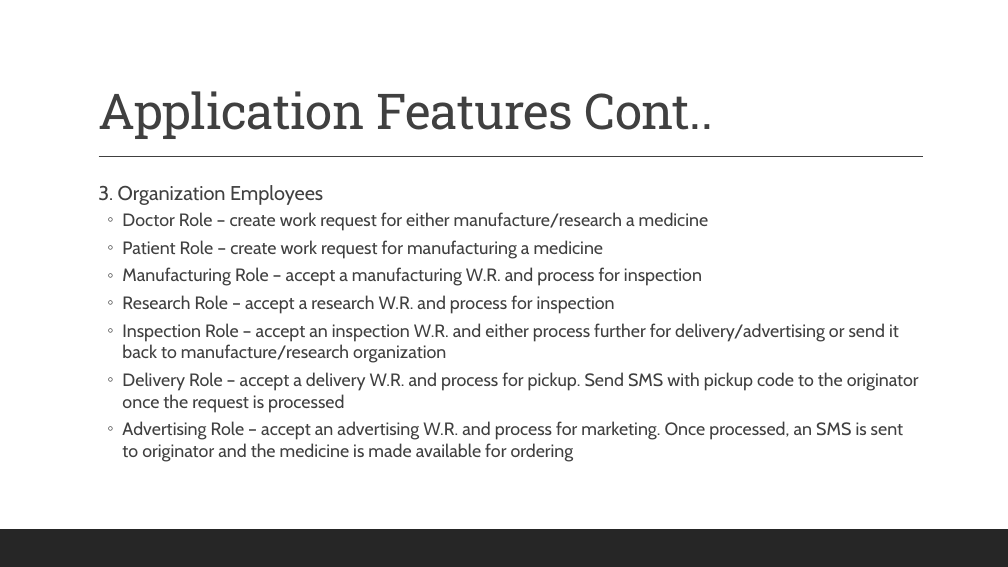
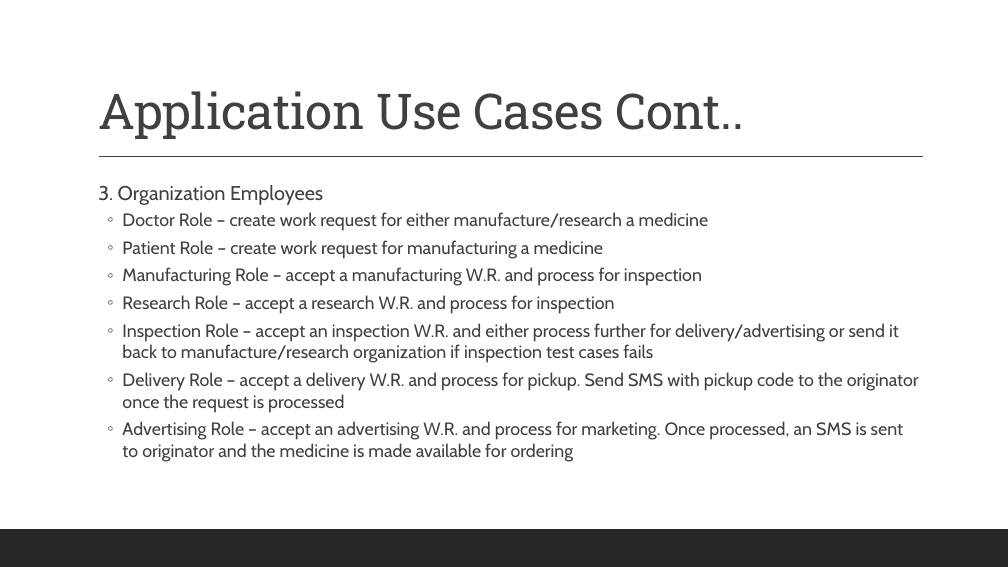
Before and after one commit to ketanmalik/AED, a slide deck: slide 8 of Final Project/Final-Project-Presentation.pptx (slide 6 before the commit). Drawn at 1008x567 pixels with LibreOffice and Linux fonts; fonts in the diff are those of the drawing. Boxes give left, top, right and bottom in pixels: in the first picture for what was removed or moved away, otherwise in the second. Text is boxed around its words. In the diff, an @@ line names an element or a change of style, - is before the commit and + after.

```diff
--- a/Final Project/Final-Project-Presentation.pptx
+++ b/Final Project/Final-Project-Presentation.pptx
@@ title at box(98, 91, 744, 139): text changed @@
-Application Features Cont..
+Application Use Cases Cont..
@@ text at box(122, 323, 899, 363): text changed @@
-  ◦ Inspection Role – accept an inspection W.R. and either process further for delivery/advertising or send it back to manufacture/research organization
+  ◦ Inspection Role – accept an inspection W.R. and either process further for delivery/advertising or send it back to manufacture/research organization if inspection test cases fails
```
Also in this commit, not shown: 3 other slides changed, 5 slides added, 3 slides removed, 3 other files.
